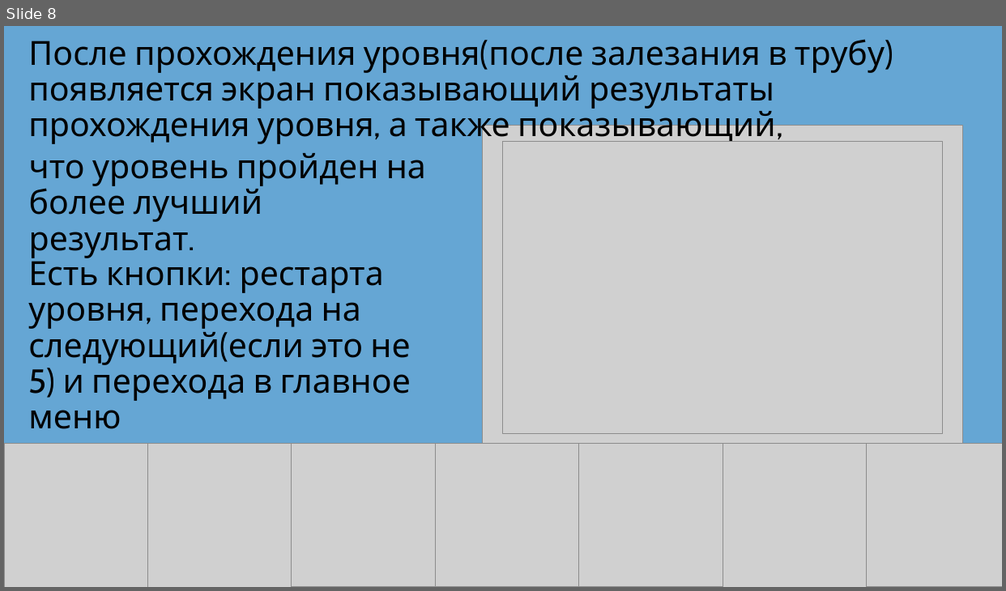
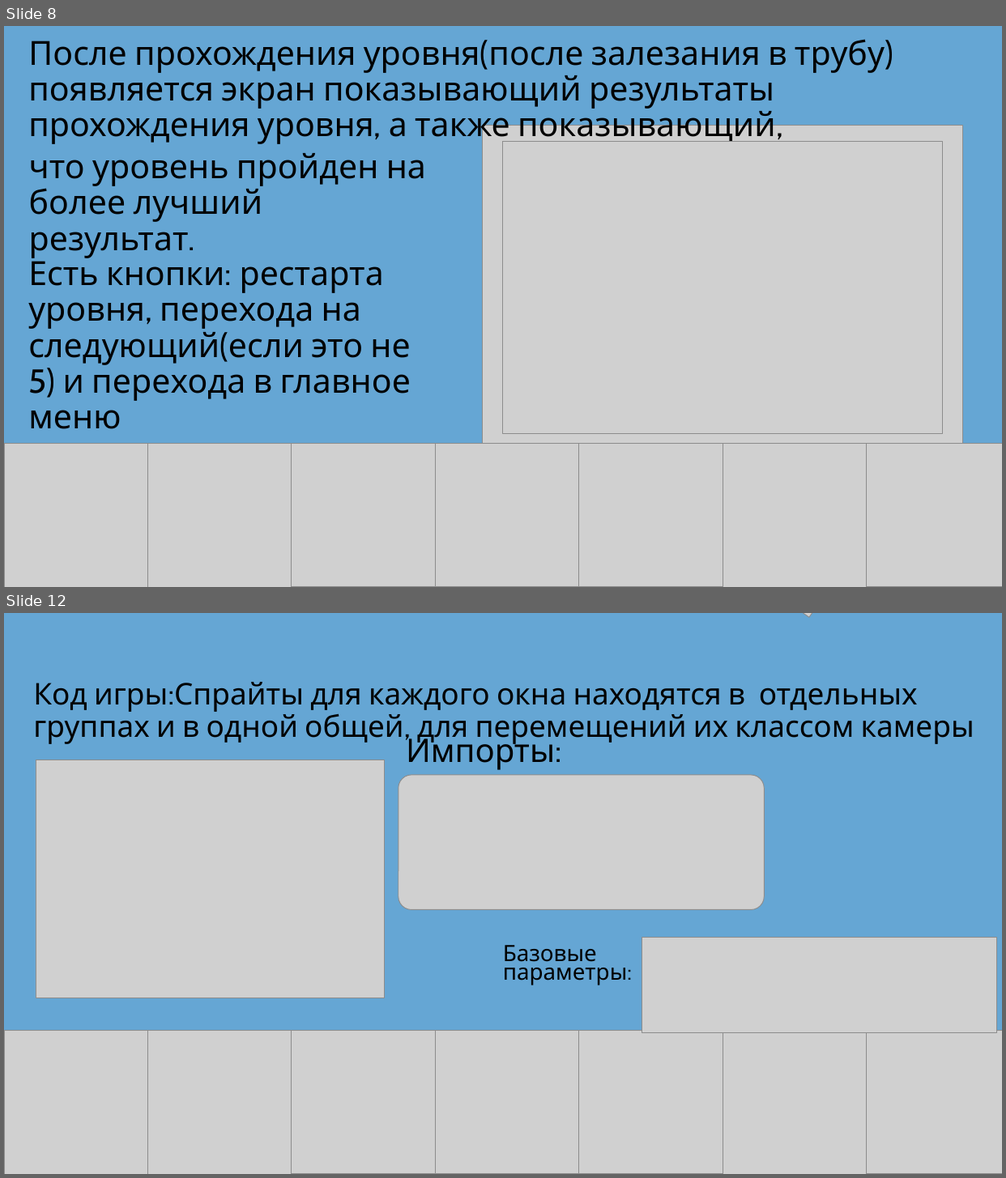
Before and after one commit to Soloveif3/Pygame_project, a slide deck: Проект Pygame.pptx. Shown one above the other, each under a label of ours: slide 8 before the commit, slides 8 and 12 after it; the slides between them are not shown. The pictures are 1006x591 and 1006x1178 pixels, drawn with LibreOffice and Linux fonts; fonts in the diff are those of the drawing; grey boxes stand for pictures; background and template pictures are left out. Boxes give left, top, right and bottom in pixels: in the first picture for what was removed or moved away, otherwise in the second. Text is boxed around its words. In the diff, an @@ line names an element or a change of style, - is before the commit and + after.

```diff
--- a/Проект Pygame.pptx
+++ b/Проект Pygame.pptx
@@ slide 12 added at (4,613,1002,1174), background #65A6D4 @@
@@ picture added at (733,613,863,617) @@
@@ title added at (33,682,974,745), 28.8 pt, text #000000 @@
+Код игры:Спрайты для каждого окна находятся в отдельных группах и в одной общей, для перемещений их классом камеры
@@ text added at (406,732,561,770), 31.2 pt, text #000000 @@
+Импорты:
@@ picture added at (36,760,385,999) @@
@@ picture added at (398,775,765,909) @@
@@ text added at (503,945,632,986), 21.6 pt, text #000000 @@
+Базовые параметры:
@@ picture added at (641,938,997,1033) @@
@@ picture added at (4,1031,147,1174) @@
@@ picture added at (147,1031,292,1174) @@
@@ picture added at (292,1031,435,1174) @@
@@ picture added at (435,1031,579,1174) @@
@@ picture added at (579,1031,722,1174) @@
@@ picture added at (722,1031,867,1174) @@
@@ picture added at (867,1031,1002,1174) @@
```
Also in this commit, not shown: 1 slide changed, 5 other slides added, 1 slide removed, 1 other file.
